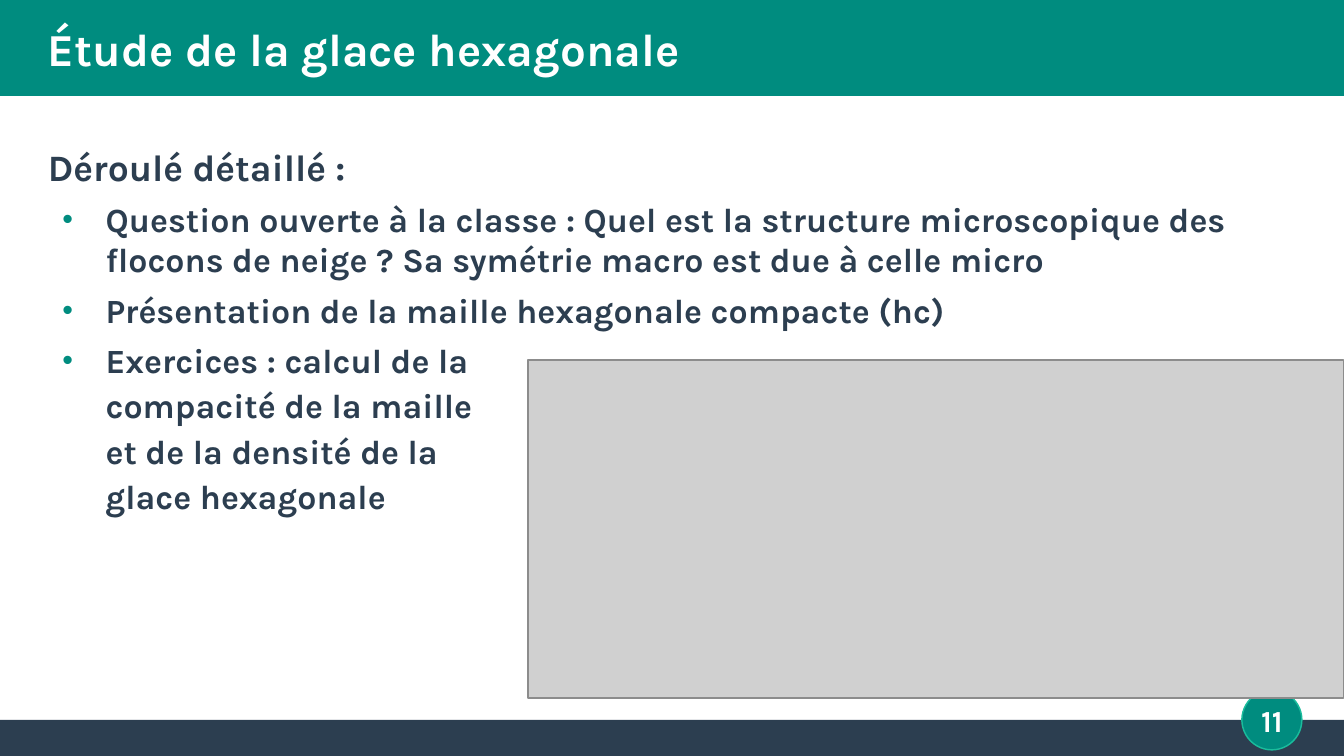
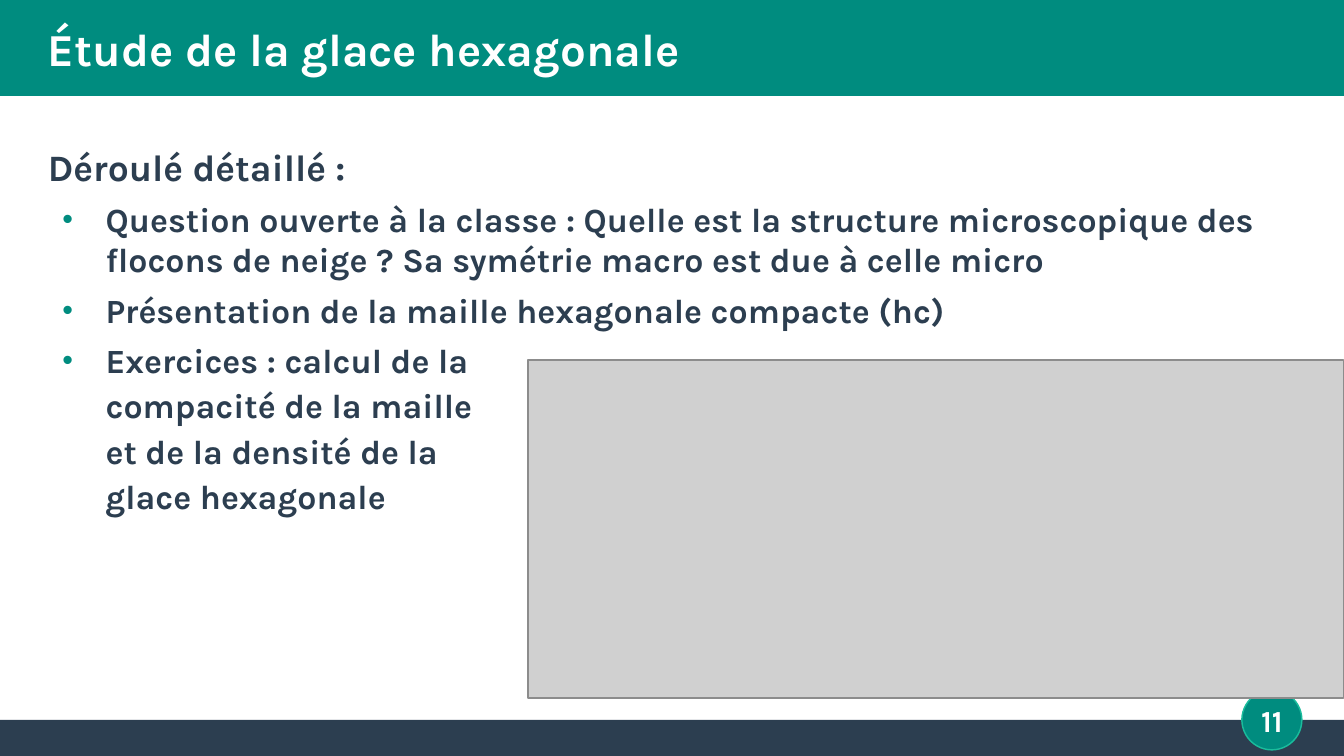
Before and after one commit to stoleks/Agregat-2022, a slide deck: slide 11 of MEPD/mepd_presentation.odp. Drawn at 1344x756 pixels with LibreOffice and Linux fonts; fonts in the diff are those of the drawing; grey boxes stand for pictures. Boxes give left, top, right and bottom in pixels: in the first picture for what was removed or moved away, otherwise in the second. Text is boxed around its words. In the diff, an @@ line names an element or a change of style, - is before the commit and + after.

```diff
--- a/MEPD/mepd_presentation.odp
+++ b/MEPD/mepd_presentation.odp
@@ text at (x1=106, y1=205, x2=1254, y2=281): text changed @@
-• Question ouverte à la classe : Quel est la structure microscopique des flocons de neige ? Sa symétrie macro est due à celle micro
+• Question ouverte à la classe : Quelle est la structure microscopique des flocons de neige ? Sa symétrie macro est due à celle micro
```
Also in this commit, not shown: 1 other slide changed, 2 slides added, 3 other files.
